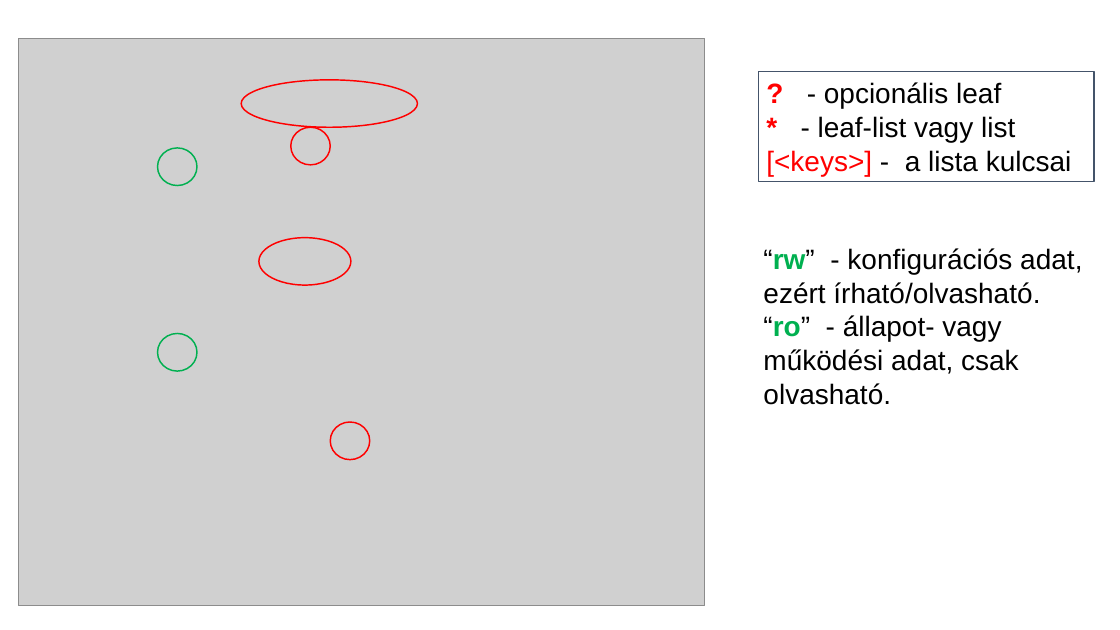
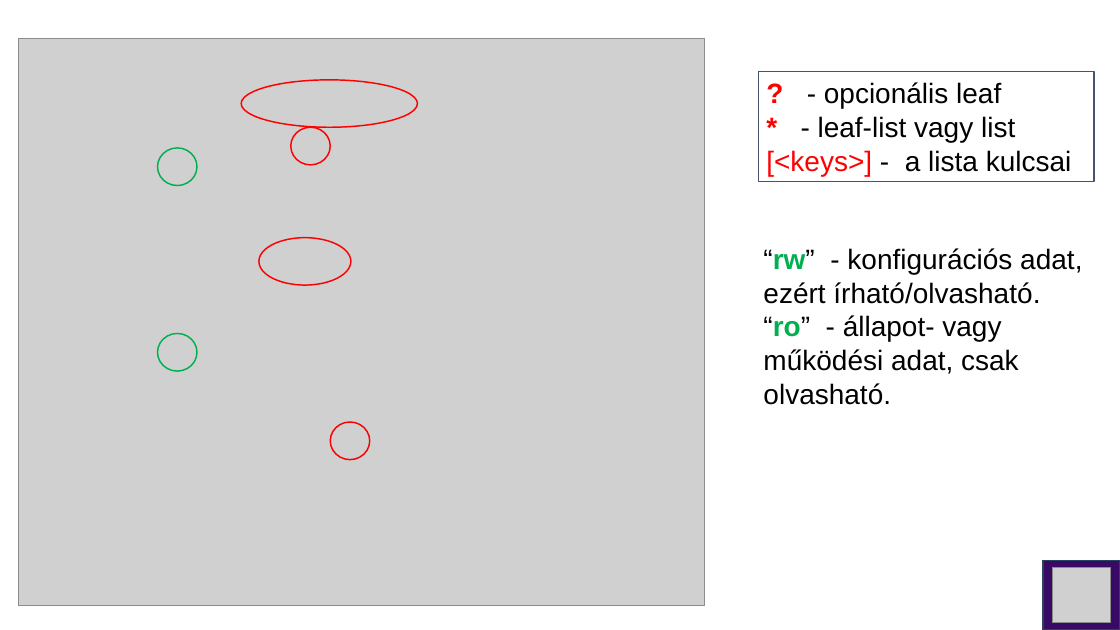
Before and after one commit to itmp-hu/itmp-halozatok-programozasa, a slide deck: slide 14 of module-2/Hálózatprogramozás és automatizáció-2.pptx (slide 13 before the commit). Drawn at 1120x630 pixels with LibreOffice and Linux fonts; fonts in the diff are those of the drawing; grey boxes stand for pictures. Boxes give left, top, right and bottom in pixels: in the first picture for what was removed or moved away, otherwise in the second. Text is boxed around its words. In the diff, an @@ line names an element or a change of style, - is before the commit and + after.

```diff
--- a/module-2/Hálózatprogramozás és automatizáció-2.pptx
+++ b/module-2/Hálózatprogramozás és automatizáció-2.pptx
@@ rounded rectangle added at (x1=1044, y1=560, x2=1120, y2=630), fill #380A65, outline #28445D 1 pt @@
@@ picture added at (x1=1053, y1=568, x2=1111, y2=623) @@
```
Also in this commit, not shown: 23 other slides changed, 1 slide added, 2 other files.
